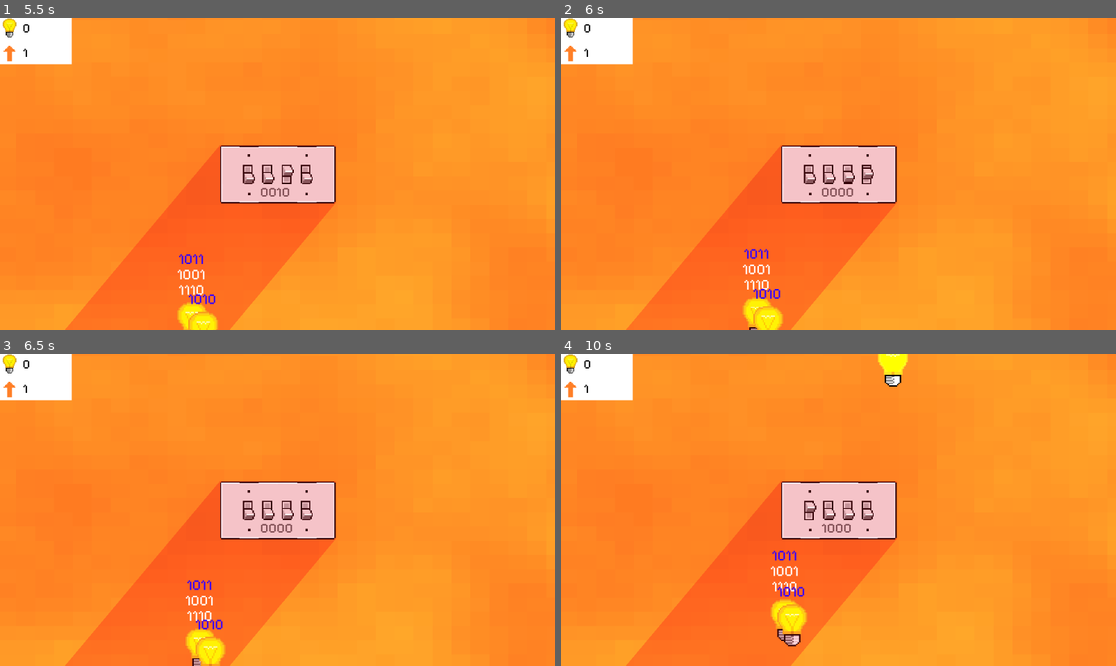
Above: before the commit, frames 1-4 (two rows, left to right).
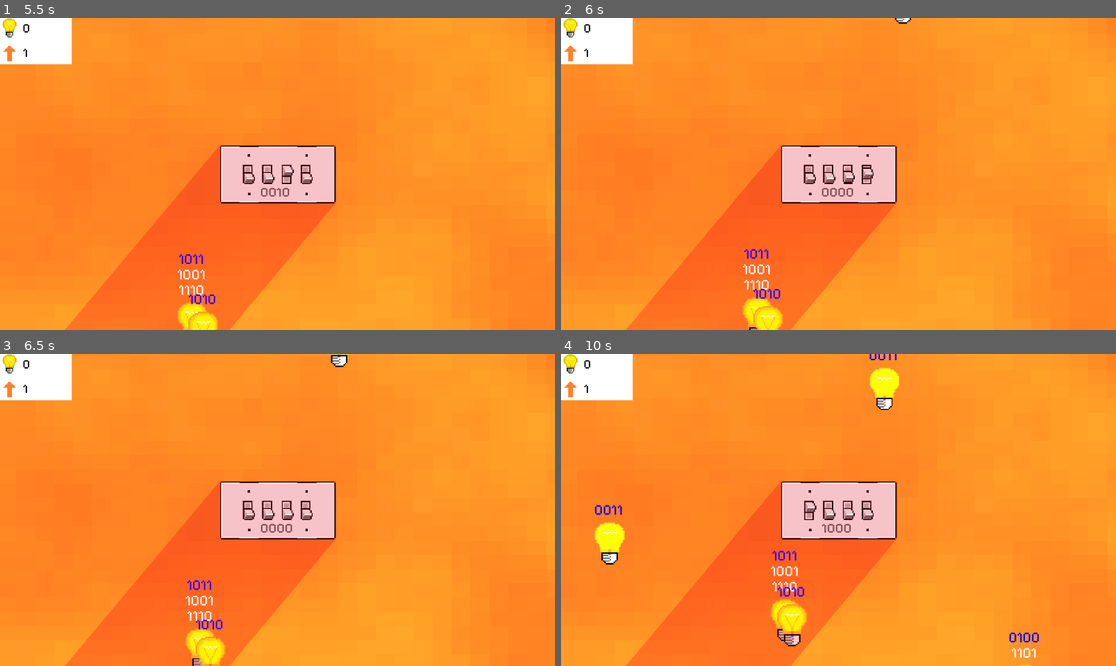
Above: after the commit, the same moments.

Repository: Xtrrae/switch-defense
Game: Godot game, scene res://scenes/game.tscn
Same seed, same stepped clock (60 frames per second), same inputs: the game is played once before the commit and once after it.
Inputs:
- Up to frame 1 (5.5 s): tap Enter at 0.5 s; hold 1 (switch_1) 0.53-1.28 s; tap 2 (switch_2) at 1.35, 4.35 s; hold 3 (switch_3) 2.03-2.78 s; tap 4 (switch_4) at 2.85 s; hold 1 (switch_1) 3.53-4.28 s; hold 3 (switch_3) from 5.03 s (still down)
- Up to frame 2 (6 s): release 3 (switch_3) at 5.78 s; tap 4 (switch_4) at 5.85 s
- Up to frame 3 (6.5 s): no input
- Up to frame 4 (10 s): hold 1 (switch_1) 6.53-7.28 s; tap 2 (switch_2) at 7.35 s; hold 3 (switch_3) 8.03-8.78 s; tap 4 (switch_4) at 8.85 s; hold 1 (switch_1) from 9.53 s (still down)

Frame 1 is identical in both runs. In frame 2, less than 0.1% of the frame differs, in the area x 60-64%, y 0-3%; in frame 3, 0.1%; in frame 4, 1.6%, in the area x 6-87%, y 0-100%.

Commit message:
start more exciting

Diff:
--- a/switch-defence/scripts/spawner.gd
+++ b/switch-defence/scripts/spawner.gd
@@ -2,19 +2,17 @@
 @onready var points: Node2D = $"../CanvasLayer/Points"
 
 
-var wait_time = 4;
-const min_wait_time = 1
+var wait_time = 2
+const min_wait_time = 0.67
 var timer: Timer
 var monster_scene: Resource
 const max_speed = 0.3;
-const max_attack = 25;
+const max_attack = 30;
 
 # Called when the node enters the scene tree for the first time.
 func _ready() -> void:
 	timer = $Timer
 	monster_scene = load("res://scenes/monster.tscn")
-
-
 
 func _on_timer_timeout() -> void:
 	# spawn monster
